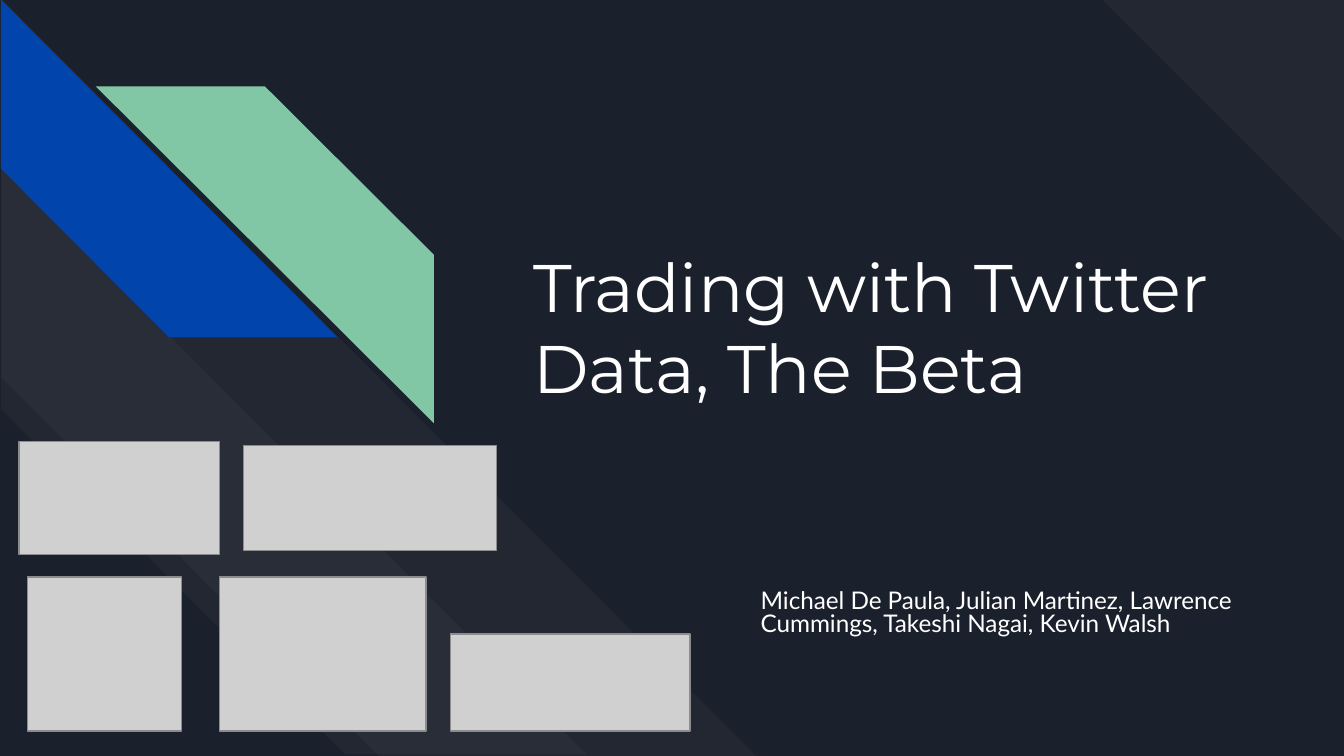
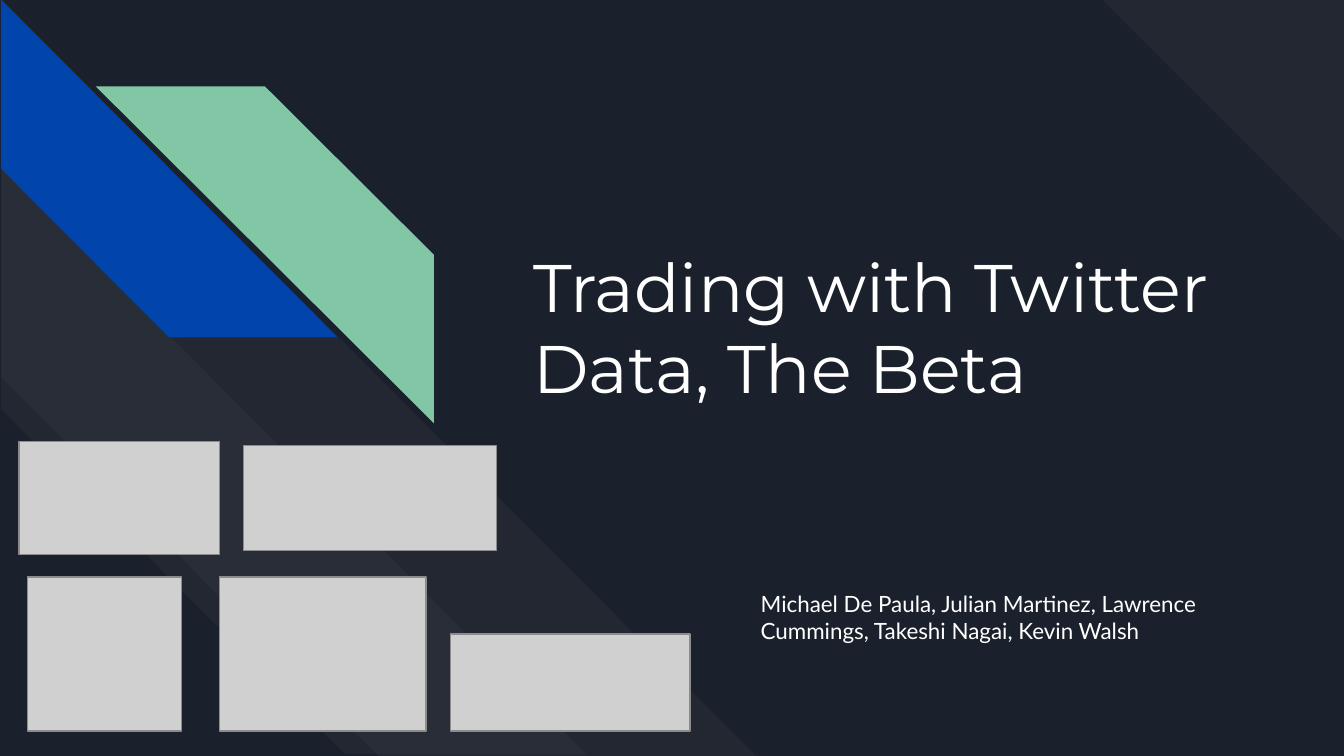
Before and after one commit to julian1765/Project_2_Team_4, a slide deck: slide 1 of Presentation_Slide.pptx. Drawn at 1344x756 pixels with LibreOffice and Linux fonts; fonts in the diff are those of the drawing; grey boxes stand for pictures. Boxes give left, top, right and bottom in pixels: in the first picture for what was removed or moved away, otherwise in the second. Text is boxed around its words. In the diff, an @@ line names an element or a change of style, - is before the commit and + after.

```diff
--- a/Presentation_Slide.pptx
+++ b/Presentation_Slide.pptx
@@ subtitle "Michael De Paula, Julian Martinez, ..." at bbox=[761, 595, 1196, 643]: size 13 to 12 pt; line spacing 0.8 to 1 @@
```
Also in this commit, not shown: 4 other slides changed.
